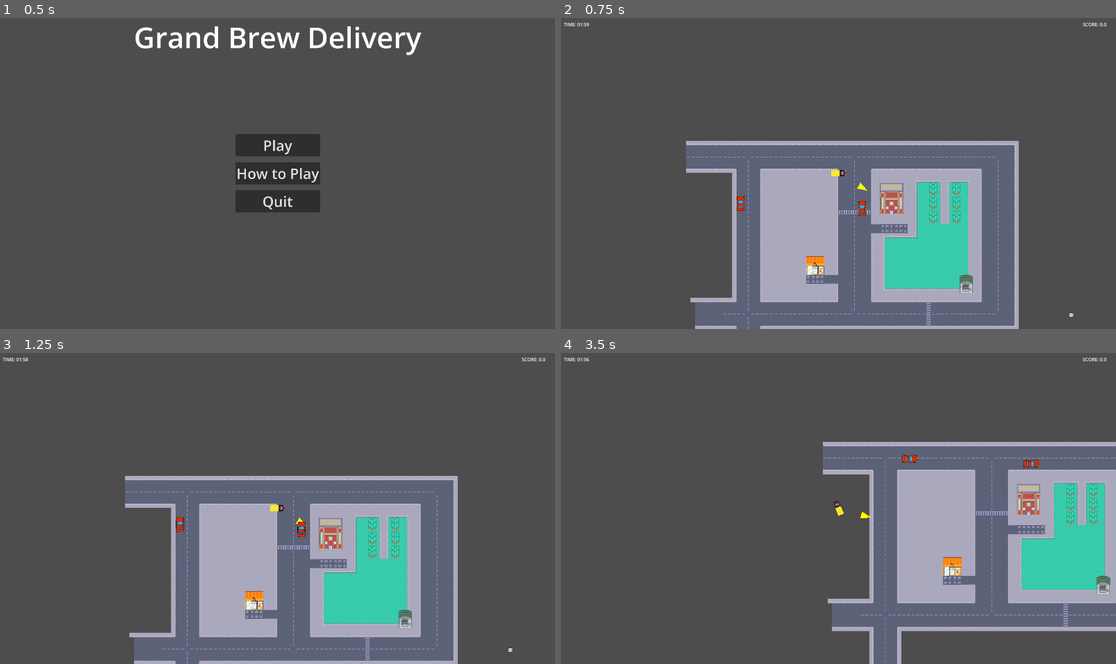
Above: before the commit, frames 1-4 (two rows, left to right).
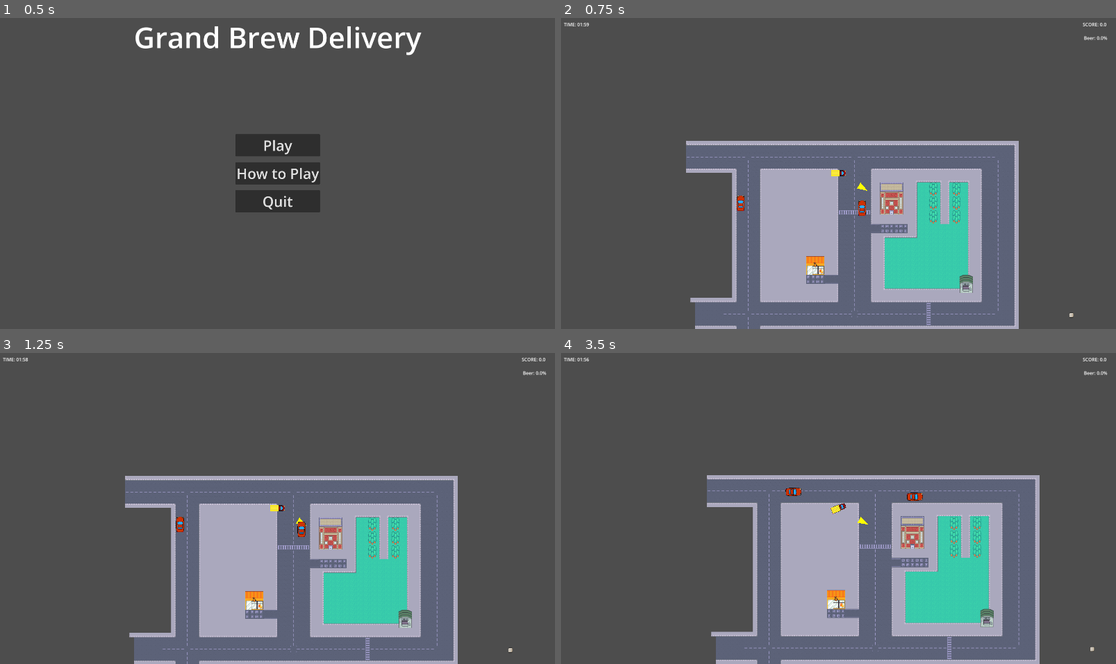
Above: after the commit, the same moments.

Repository: BastianTnd/grand-brew-delivery
Game: Godot game, scene res://Game/MainMenu/main_menu.tscn
The game is run twice, just before and just after one commit, with the same random seed, the same clock (stepped at 60 frames per second) and the same inputs.
Inputs:
- Up to frame 1 (0.5 s): no input
- Up to frame 2 (0.75 s): click "Play" at 0.5 s
- Up to frame 3 (1.25 s): no input
- Up to frame 4 (3.5 s): hold Right (ui_right) 1.28-2.03 s; hold Down (ui_down) 2.03-2.78 s; hold Right (ui_right) from 2.78 s (still down)

Frame 1 is identical in both runs. In frame 2, less than 0.1% of the frame differs, in the area x 94-99%, y 5-8%; in frame 3, less than 0.1%; in frame 4, 40%, in the area x 26-100%, y 5-100%.

Commit message:
- Added BeerScore - Adjusted Player speed

Diff:
--- a/godot_project/Game/HUD/hud.tscn
+++ b/godot_project/Game/HUD/hud.tscn
@@ -2,7 +2,7 @@
 
 [ext_resource type="Script" uid="uid://bmrg6ie3ty0l6" path="res://Game/HUD/hud.gd" id="1_cinpd"]
 
-[node name="HUD" type="CanvasLayer" unique_id=2140511235]
+[node name="HUD" type="CanvasLayer" unique_id=2140511235 groups=["hud"]]
 script = ExtResource("1_cinpd")
 
 [node name="MarginContainerTime" type="MarginContainer" parent="." unique_id=1578489979]
@@ -28,3 +28,17 @@
 [node name="ScoreLabel" type="Label" parent="MarginContainerScore" unique_id=390803879]
 layout_mode = 2
 text = "SCORE: 123456"
+
+[node name="MarginContainer" type="MarginContainer" parent="." unique_id=1826461645 groups=["hud"]]
+anchors_preset = 1
+anchor_left = 1.0
+anchor_right = 1.0
+offset_left = -68.0
+offset_bottom = 40.0
+grow_horizontal = 0
+theme_override_constants/margin_top = 60
+theme_override_constants/margin_right = 30
+
+[node name="BeerLabel" type="Label" parent="MarginContainer" unique_id=1247891700]
+layout_mode = 2
+text = "Beer: 0%"
--- a/godot_project/Player/player.gd
+++ b/godot_project/Player/player.gd
@@ -1,23 +1,41 @@
 extends CharacterBody2D
 
-# --- Physics ---
-@export var engine_power = 1800.0
-@export var max_speed = 950.0
-@export var friction = 0.97
-@export var steering_angle = 25.0
-@export var normal_traction = 0.12
+# --- Signals ---
+signal beer_level_changed(new_value)
+
+# --- Physics & Driving Behavior ---
+@export var engine_power = 1200.0
+@export var max_speed = 800.0         # Adjusted from 1500 for better playability
+@export var friction = 0.96
+@export var steering_angle = 30.0
+@export var normal_traction = 0.10
 
 # --- Beer Mechanics ---
 @export var max_beer = 100.0
 var beer_level = 0.0
 var is_refilling = false
 var crash_cooldown = 0.0
-var has_filled_this_round = false # Locks the brewery after use
+var has_filled_this_round = false
+
+# --- UI Reference ---
+var beer_label: Label
 
 # --- Arrow Display ---
 @export var arrow_distance = 100.0
 @export var arrow_size = 18.0
 var current_arrow_color = Color.WHITE
+
+func _ready():
+	await get_tree().process_frame
+
+	var hud_node = get_tree().get_first_node_in_group("hud")
+	if hud_node:
+		beer_label = hud_node.find_child("BeerLabel", true) as Label
+	else:
+		print("WARNING: 'hud' group not found! Check Node -> Groups in the Editor.")
+
+	beer_level_changed.connect(_on_beer_level_changed)
+	_on_beer_level_changed(beer_level)
 
 func _draw():
 	var target_pos = _get_current_target_position()
@@ -37,30 +55,43 @@
 	if crash_cooldown > 0:
 		crash_cooldown -= delta
 
-	var move_input = 0.0
-	var turn = 0.0
+	var move_input = Input.get_axis("ui_down", "ui_up")
+	var turn = Input.get_axis("ui_left", "ui_right")
 
-	if not is_refilling:
-		move_input = Input.get_axis("ui_down", "ui_up")
-		turn = Input.get_axis("ui_left", "ui_right")
+	# Handle stopping during refill/unload
+	if is_refilling:
+		velocity = velocity.move_toward(Vector2.ZERO, 600 * delta)
+		move_input = 0
+		turn = 0
+
+	# --- Reverse Speed Logic ---
+	var current_power = engine_power
+	if move_input < 0:
+		current_power = engine_power * 0.3
+
+	# Acceleration
+	if move_input != 0:
+		var target_vel = transform.x * move_input * current_power
+		velocity = velocity.move_toward(target_vel, current_power * delta)
 	else:
-		velocity = velocity.move_toward(Vector2.ZERO, 600 * delta)
+		velocity = velocity.move_toward(Vector2.ZERO, 300 * delta)
 
-	if move_input != 0:
-		velocity += transform.x * move_input * engine_power * delta
-	else:
-		velocity = velocity.move_toward(Vector2.ZERO, 200 * delta)
-
+	# Friction and Handling
 	velocity *= friction
 	var speed = velocity.length()
 	var is_forward = velocity.dot(transform.x) > 0
 
 	if speed > 20:
 		var side_factor = 1 if is_forward else -1
-		var target_vel = velocity.rotated(turn * deg_to_rad(steering_angle) * side_factor)
-		velocity = velocity.lerp(target_vel, normal_traction)
-		rotation = lerp_angle(rotation, velocity.angle() if is_forward else (velocity * -1).angle(), 12.0 * delta)
+		var target_steering = velocity.rotated(turn * deg_to_rad(steering_angle) * side_factor)
+		velocity = velocity.lerp(target_steering, normal_traction)
+		rotation = lerp_angle(rotation, velocity.angle() if is_forward else (velocity * -1).angle(), 10.0 * delta)
 
+	# Speed Limit
+	if speed > max_speed:
+		velocity = velocity.limit_length(max_speed)
+
+	# Collision and Crash Penalty
 	var collided = move_and_slide()
 	if collided and speed > 180:
 		apply_crash_penalty()
@@ -71,6 +102,7 @@
 	if crash_cooldown <= 0 and beer_level > 0:
 		var penalty = 10.0
 		beer_level = clamp(beer_level - penalty, 0, max_beer)
+		beer_level_changed.emit(beer_level)
 		crash_cooldown = 1.2
 
 		var tween = create_tween()
@@ -79,7 +111,7 @@
 		print("CRASH! Beer spilled.")
 
 func _get_current_target_position() -> Vector2:
-	# 1. Collect Phase (Yellow)
+	# 1. Collection Phase
 	if ScoreManager.items_collected < 3:
 		current_arrow_color = Color.YELLOW
 		var items = get_tree().get_nodes_in_group("collectibles")
@@ -90,13 +122,13 @@
 					closest = item
 			return closest.global_position
 
-	# 2. Refill Phase (Orange)
+	# 2. Refill Phase
 	elif not has_filled_this_round:
 		current_arrow_color = Color.ORANGE
 		var station = get_tree().get_first_node_in_group("brewing_station")
 		if station: return station.global_position
 
-	# 3. Deliver Phase (Green)
+	# 3. Delivery Phase
 	else:
 		current_arrow_color = Color.GREEN
 		var bar = get_tree().get_first_node_in_group("bar")
@@ -107,6 +139,7 @@
 func add_beer(amount):
 	is_refilling = true
 	beer_level = clamp(beer_level + amount, 0, max_beer)
+	beer_level_changed.emit(beer_level)
 	if beer_level >= max_beer:
 		is_refilling = false
 		has_filled_this_round = true
@@ -117,8 +150,13 @@
 		var actual = amount if beer_level >= amount else beer_level
 		ScoreManager.add_points(actual)
 		beer_level -= actual
+		beer_level_changed.emit(beer_level)
 		if beer_level <= 0:
 			beer_level = 0
 			is_refilling = false
 			has_filled_this_round = false
 			ScoreManager.complete_delivery()
+
+func _on_beer_level_changed(new_value):
+	if beer_label:
+		beer_label.text = "Beer: " + str(round(new_value)) + "%"
--- a/godot_project/project.godot
+++ b/godot_project/project.godot
@@ -13,7 +13,7 @@
 config/name="Grand Brew Delivery"
 run/main_scene="uid://dgt0l04fc5n87"
 config/features=PackedStringArray("4.6", "GL Compatibility")
-config/icon="res://icon.svg"
+config/icon="uid://cshf71bo2ik60"
 
 [autoload]
 
